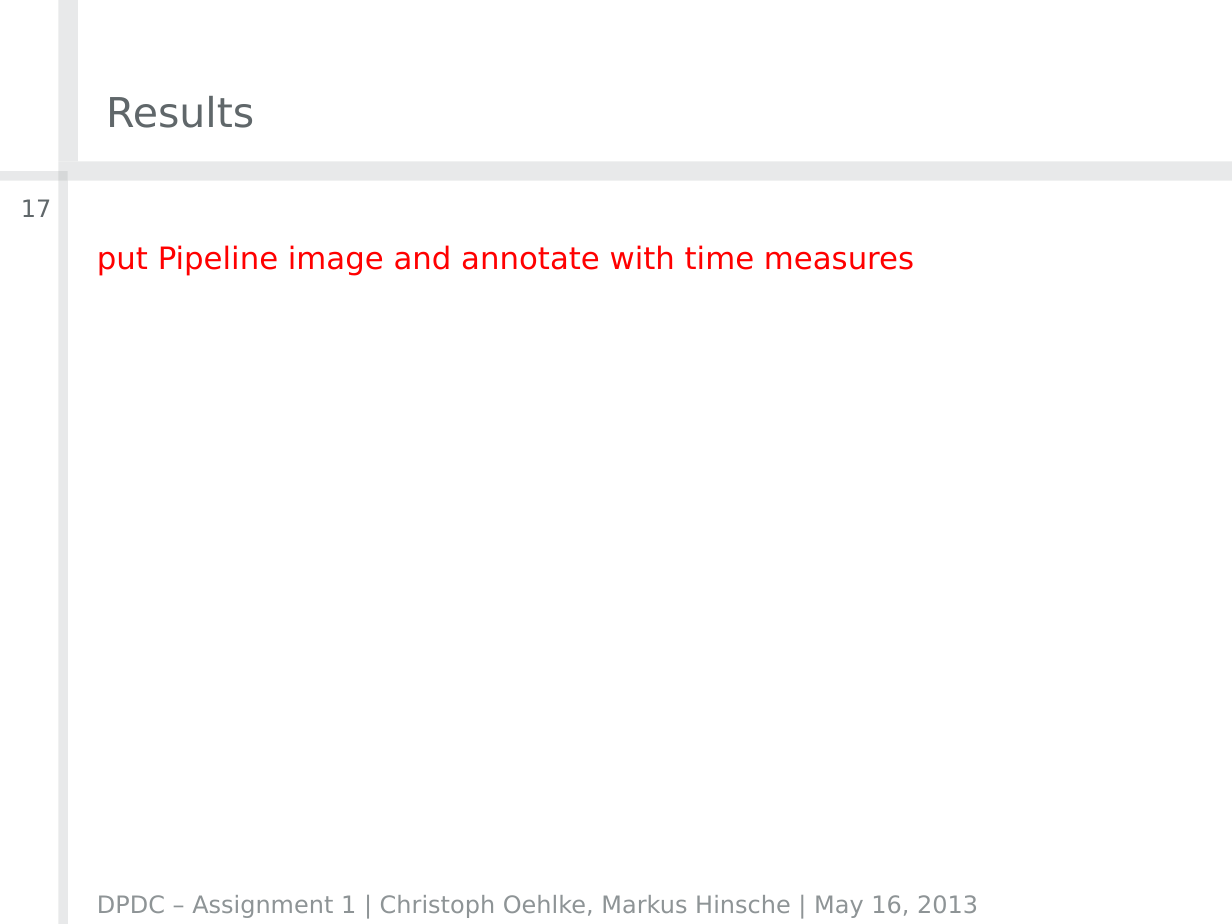
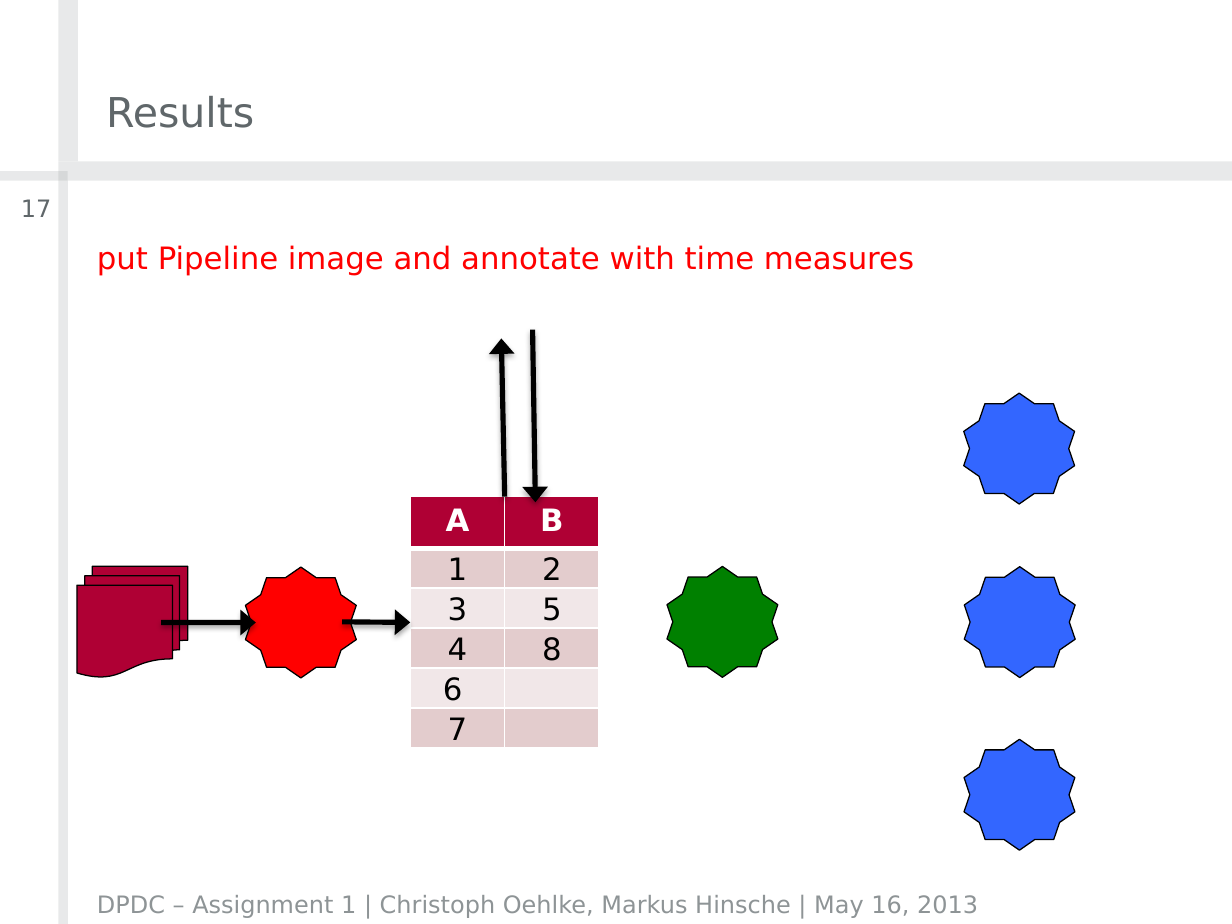
Before and after one commit to crizzy/dpdc-exercises, a slide deck: slide 17 of exercise2/DPDCAssignment2Group01.pptx. Drawn at 1232x924 pixels with LibreOffice and Linux fonts; fonts in the diff are those of the drawing; background and template pictures are left out. Boxes give left, top, right and bottom in pixels: in the first picture for what was removed or moved away, otherwise in the second. Text is boxed around its words. In the diff, an @@ line names an element or a change of style, - is before the commit and + after.

```diff
--- a/exercise2/DPDCAssignment2Group01.pptx
+++ b/exercise2/DPDCAssignment2Group01.pptx
@@ arrow added from (505, 496) to (501, 339), #000000 3 pt @@
@@ arrow added from (532, 330) to (536, 503), #000000 3 pt @@
@@ star added at <box>963,393,1074,504</box>, fill #3366FF, outline #000000 0.75 pt @@
@@ table added at <box>410,496,600,748</box>, 6 rows, 2 columns @@
+A | B
+1 | 2
+3 | 5
+4 | 8
+6 | 
+7 | 
@@ flow chart multidocument added at <box>78,567,188,678</box>, fill #AF0034, outline #000000 0.75 pt @@
@@ star added at <box>245,567,356,678</box>, fill #FF0000, outline #000000 0.75 pt @@
@@ star added at <box>667,567,777,678</box>, fill #008000, outline #000000 0.75 pt @@
@@ star added at <box>965,567,1076,678</box>, fill #3366FF, outline #000000 0.75 pt @@
@@ arrow added from (161, 622) to (256, 622), #000000 3 pt @@
@@ arrow added from (342, 622) to (410, 622), #000000 3 pt @@
@@ star added at <box>965,739,1076,850</box>, fill #3366FF, outline #000000 0.75 pt @@
```
Also in this commit, not shown: 3 other slides changed.
